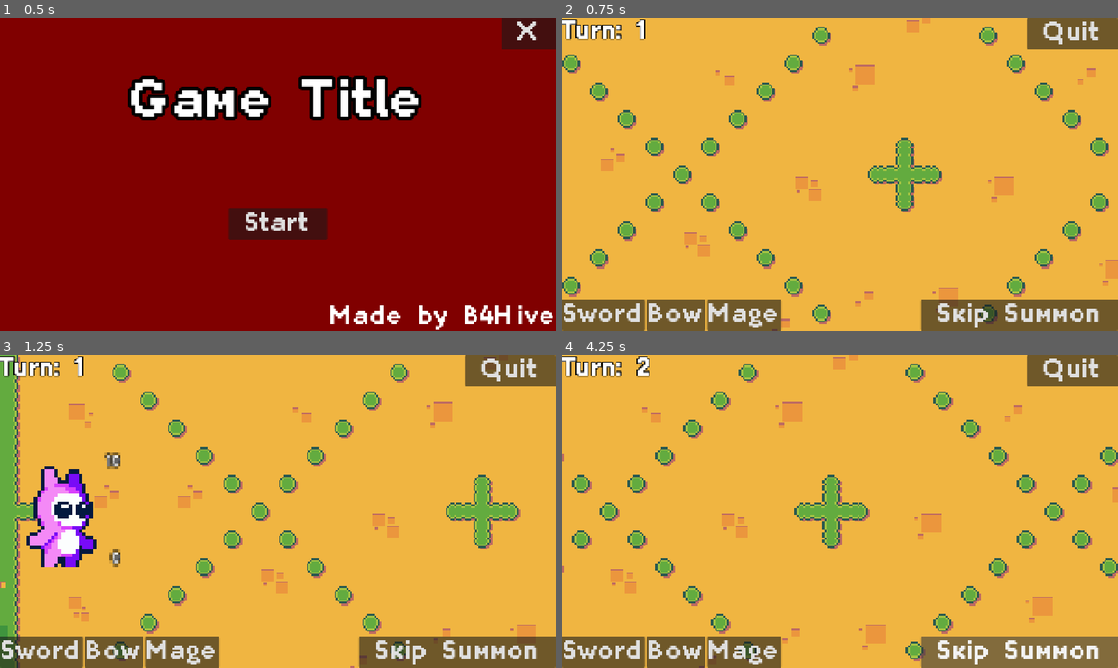
Above: before the commit, frames 1-4 (two rows, left to right).
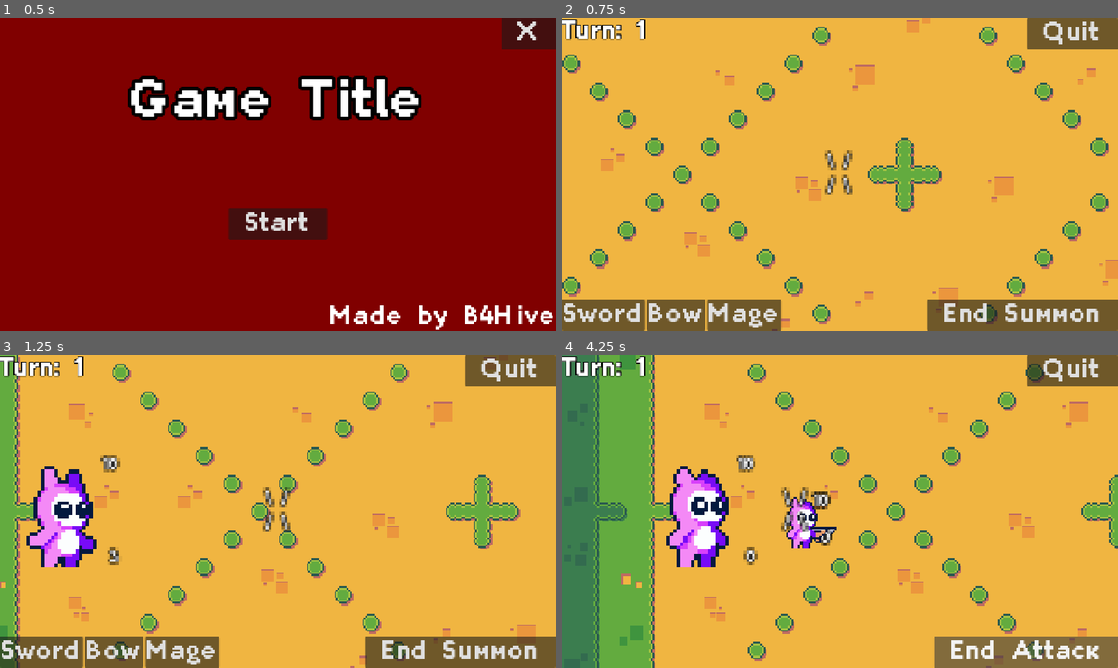
Above: after the commit, the same moments.

Repository: B4Hive/Trabalho-2-DCC148
Game: Godot game, scene res://scenes/ui/title_screen.tscn
Two runs of this game, one before a commit and one after it. Both use one fixed random seed, a clock stepped at 60 frames per second and the inputs below.
Inputs:
- Up to frame 1 (0.5 s): no input
- Up to frame 2 (0.75 s): click "Start" at 0.5 s
- Up to frame 3 (1.25 s): no input
- Up to frame 4 (4.25 s): click "Sword" at 1.25 s; click "Bow" at 2 s; click "Skip Summon" (after the commit: "End Summon") at 2.75 s; click "End Turn" (after the commit: "End Move") at 3.5 s

Frame 1 is identical in both runs. In frame 2, 0.7% of the frame differs, in the area x 47-77%, y 42-100%; in frame 3, 1.0%; in frame 4, 34%, in the area x 0-100%, y 0-100%.

Commit message:
Refactor character classes and update game mechanics for unit summoning and HUD display

Diff:
--- a/assets/ui/character_hud.tres
+++ b/assets/ui/character_hud.tres
@@ -4,6 +4,6 @@
 
 [resource]
 font = ExtResource("1_63ohk")
-font_size = 8
+font_size = 10
 outline_size = 4
 outline_color = Color(0, 0, 0, 1)
--- /dev/null
+++ b/scenes/characters/base/character_base.gd
@@ -0,0 +1,49 @@
+class_name CharacterBase
+extends CharacterBody2D
+
+var sprite:AnimatedSprite2D
+var spritePath:String = "res://scenes/characters/"
+var spriteFile:String = "_sprite.tscn"
+
+var facingLeft:bool = false
+
+var hp : int
+@onready var hpLabel:Label = $HUD/HP
+var energy : int
+@onready var energyLabel:Label = $HUD/Energy
+
+func _process(_delta: float) -> void:
+	if sprite != null and not sprite.is_playing():
+		sprite.play("idle")
+
+func setSprite(team:String, type:String):
+	var path:String = spritePath + team + "/" + type + spriteFile
+	sprite = load(path).instantiate()
+	add_child(sprite)
+
+func updateHUD()->void:
+	hpLabel.text = String.num_int64(hp)
+	energyLabel.text = String.num_int64(energy)
+
+func flipSprite()->void:
+	if facingLeft:
+		sprite.flip_h = false
+		facingLeft = false
+	else:
+		sprite.flip_h = true
+		facingLeft = true
+
+func takeDamage(dmg:int)->void:
+	if hp > dmg and dmg > 0: hp -= dmg
+	updateHUD()
+
+func gainEnergy(e:int)->void:
+	if e > 0: energy += e
+	updateHUD()
+
+func spendEnergy(e:int)->bool:
+	if energy >= e and e > 0:
+		energy -= e
+		updateHUD()
+		return true
+	return false
--- a/scenes/characters/base/character_bow.gd
+++ b/scenes/characters/base/character_bow.gd
@@ -1,9 +1,5 @@
-extends CharacterBody2D
+extends CharacterBase
 
-var sprite:AnimatedSprite2D
-var path:String = "res://scenes/characters/"
-var file:String = "/bow_sprite.tscn"
-
-func setSprite(team:String):
-	sprite = load(path + team + file).instantiate()
-	add_child(sprite)
+func _ready() -> void:
+	hp = 2
+	energy = 0
--- a/scenes/characters/base/character_bow.tscn
+++ b/scenes/characters/base/character_bow.tscn
@@ -38,13 +38,6 @@
 text = "10"
 label_settings = ExtResource("2_h3omk")
 
-[node name="Level" type="Label" parent="HUD" unique_id=549976114]
-layout_mode = 1
-offset_right = 4.0
-offset_bottom = 8.0
-text = "*"
-label_settings = ExtResource("2_h3omk")
-
 [node name="Energy" type="Label" parent="HUD" unique_id=764162596]
 layout_mode = 1
 anchors_preset = 3
--- /dev/null
+++ b/scenes/characters/base/character_regular.gd
@@ -0,0 +1,5 @@
+extends CharacterBase
+
+func _ready() -> void:
+	hp = 3
+	energy = 0
--- a/scenes/characters/base/character_regular.tscn
+++ b/scenes/characters/base/character_regular.tscn
@@ -1,11 +1,13 @@
 [gd_scene format=3 uid="uid://cmn670t8vaj6t"]
 
 [ext_resource type="LabelSettings" uid="uid://mbhn35tnmgmw" path="res://assets/ui/character_hud.tres" id="1_0w7d3"]
+[ext_resource type="Script" uid="uid://b35dnt4wn7lda" path="res://scenes/characters/base/character_regular.gd" id="1_dr4p5"]
 
 [sub_resource type="RectangleShape2D" id="RectangleShape2D_rhp1k"]
 size = Vector2(16, 26)
 
 [node name="CharacterRegular" type="CharacterBody2D" unique_id=1108640664]
+script = ExtResource("1_dr4p5")
 
 [node name="CollisionShape2D" type="CollisionShape2D" parent="." unique_id=1936875218]
 position = Vector2(-1, 3)
@@ -36,13 +38,6 @@
 text = "10"
 label_settings = ExtResource("1_0w7d3")
 
-[node name="Level" type="Label" parent="HUD" unique_id=1641296836]
-layout_mode = 1
-offset_right = 4.0
-offset_bottom = 8.0
-text = "*"
-label_settings = ExtResource("1_0w7d3")
-
 [node name="Energy" type="Label" parent="HUD" unique_id=1135464475]
 layout_mode = 1
 anchors_preset = 3
--- a/scenes/characters/base/character_sword.gd
+++ b/scenes/characters/base/character_sword.gd
@@ -1,9 +1,5 @@
-extends CharacterBody2D
+extends CharacterBase
 
-var sprite:AnimatedSprite2D
-var path:String = "res://scenes/characters/"
-var file:String = "/sword_sprite.tscn"
-
-func setSprite(team:String):
-	sprite = load(path + team + file).instantiate()
-	add_child(sprite)
+func _ready() -> void:
+	hp = 5
+	energy = 0
--- a/scenes/characters/base/character_sword.tscn
+++ b/scenes/characters/base/character_sword.tscn
@@ -38,13 +38,6 @@
 text = "10"
 label_settings = ExtResource("2_fm218")
 
-[node name="Level" type="Label" parent="HUD" unique_id=250233846]
-layout_mode = 1
-offset_right = 4.0
-offset_bottom = 8.0
-text = "*"
-label_settings = ExtResource("2_fm218")
-
 [node name="Energy" type="Label" parent="HUD" unique_id=1118903198]
 layout_mode = 1
 anchors_preset = 3
--- a/scenes/characters/base/character_tower.gd
+++ b/scenes/characters/base/character_tower.gd
@@ -1,37 +1,15 @@
-extends CharacterBody2D
-
-var sprite:AnimatedSprite2D
-var path:String = "res://scenes/characters/"
-var file:String = "/regular_sprite.tscn"
-var facingLeft:bool
-
-var hp : int
-@onready var hpLabel:Label = $HUD/HP
-var gold : int
-@onready var goldLabel:Label = $HUD/Gold
+extends CharacterBase
 
 func _ready() -> void:
 	hp = 10
-	gold = 0
-	hpLabel.text = String.num_int64(hp)
-	goldLabel.text = String.num_int64(gold)
+	energy = 3
+	updateHUD()
 
-func setSprite(team:String):
-	sprite = load(path + team + file).instantiate()
+func setSprite(team:String, type:String):
+	team = team
+	type = type
+	var path:String = spritePath + team + "/" + type + spriteFile
+	sprite = load(path).instantiate()
 	add_child(sprite)
 	sprite.scale *= 2
 	sprite.play("idle")
-
-func flipSprite()->void:
-	if facingLeft:
-		sprite.flip_h = false
-		facingLeft = false
-	else:
-		sprite.flip_h = true
-		facingLeft = true
-
-func gainGold(g:int)->void:
-	if g > 0: gold += g
-
-func spendGold(g:int)->void:
-	if g >= gold: gold -= g
--- a/scenes/characters/base/character_tower.tscn
+++ b/scenes/characters/base/character_tower.tscn
@@ -36,7 +36,7 @@
 text = "x"
 label_settings = ExtResource("1_lccni")
 
-[node name="Gold" type="Label" parent="HUD" unique_id=2047995824]
+[node name="Energy" type="Label" parent="HUD" unique_id=2047995824]
 layout_mode = 1
 anchors_preset = 3
 anchor_left = 1.0
--- a/scenes/characters/dude/bow_sprite.tscn
+++ b/scenes/characters/dude/bow_sprite.tscn
@@ -189,7 +189,7 @@
 "duration": 1.0,
 "texture": SubResource("AtlasTexture_wuimi")
 }],
-"loop": 1,
+"loop": 0,
 "name": &"attack",
 "speed": 5.0
 }, {
@@ -218,7 +218,7 @@
 "duration": 1.0,
 "texture": SubResource("AtlasTexture_kcx2d")
 }],
-"loop": 1,
+"loop": 0,
 "name": &"death",
 "speed": 5.0
 }, {
@@ -235,7 +235,7 @@
 "duration": 1.0,
 "texture": SubResource("AtlasTexture_74sep")
 }],
-"loop": 1,
+"loop": 0,
 "name": &"hurt",
 "speed": 5.0
 }, {
@@ -298,7 +298,7 @@
 "duration": 1.0,
 "texture": SubResource("AtlasTexture_eb7fc")
 }],
-"loop": 1,
+"loop": 0,
 "name": &"special",
 "speed": 5.0
 }, {
@@ -321,11 +321,11 @@
 "duration": 1.0,
 "texture": SubResource("AtlasTexture_cvjw0")
 }],
-"loop": 1,
+"loop": 0,
 "name": &"walk",
 "speed": 5.0
 }]
 
 [node name="BowSprite" type="AnimatedSprite2D" unique_id=470309856]
 sprite_frames = SubResource("SpriteFrames_g4v7s")
-animation = &"special"
+animation = &"walk"
--- a/scenes/characters/dude/regular_sprite.tscn
+++ b/scenes/characters/dude/regular_sprite.tscn
@@ -167,7 +167,7 @@
 "duration": 1.0,
 "texture": SubResource("AtlasTexture_oe12t")
 }],
-"loop": 1,
+"loop": 0,
 "name": &"attack",
 "speed": 5.0
 }, {
@@ -196,7 +196,7 @@
 "duration": 1.0,
 "texture": SubResource("AtlasTexture_smcgp")
 }],
-"loop": 1,
+"loop": 0,
 "name": &"death",
 "speed": 5.0
 }, {
@@ -213,7 +213,7 @@
 "duration": 1.0,
 "texture": SubResource("AtlasTexture_1x6t3")
 }],
-"loop": 1,
+"loop": 0,
 "name": &"hurt",
 "speed": 5.0
 }, {
@@ -270,7 +270,7 @@
 "duration": 1.0,
 "texture": SubResource("AtlasTexture_u7hp6")
 }],
-"loop": 1,
+"loop": 0,
 "name": &"special",
 "speed": 5.0
 }, {
@@ -300,4 +300,4 @@
 
 [node name="DudeRegularSprite" type="AnimatedSprite2D" unique_id=13835244]
 sprite_frames = SubResource("SpriteFrames_3s7jg")
-animation = &"attack"
+animation = &"special"
--- a/scenes/characters/dude/sword_sprite.tscn
+++ b/scenes/characters/dude/sword_sprite.tscn
@@ -185,7 +185,7 @@
 "duration": 1.0,
 "texture": SubResource("AtlasTexture_islf6")
 }],
-"loop": 1,
+"loop": 0,
 "name": &"attack",
 "speed": 5.0
 }, {
@@ -214,7 +214,7 @@
 "duration": 1.0,
 "texture": SubResource("AtlasTexture_vnw4p")
 }],
-"loop": 1,
+"loop": 0,
 "name": &"death",
 "speed": 5.0
 }, {
@@ -231,7 +231,7 @@
 "duration": 1.0,
 "texture": SubResource("AtlasTexture_ops8n")
 }],
-"loop": 1,
+"loop": 0,
 "name": &"hurt",
 "speed": 5.0
 }, {
@@ -291,7 +291,7 @@
 "duration": 1.0,
 "texture": SubResource("AtlasTexture_lumkh")
 }],
-"loop": 1,
+"loop": 0,
 "name": &"special",
 "speed": 5.0
 }, {
@@ -321,5 +321,4 @@
 
 [node name="DudeSword" type="AnimatedSprite2D" unique_id=49923679]
 sprite_frames = SubResource("SpriteFrames_lobxv")
-animation = &"attack"
-frame_progress = 0.13410299
+animation = &"walk"
--- a/scenes/characters/owlet/bow_sprite.tscn
+++ b/scenes/characters/owlet/bow_sprite.tscn
@@ -189,7 +189,7 @@
 "duration": 1.0,
 "texture": SubResource("AtlasTexture_lfs8y")
 }],
-"loop": 1,
+"loop": 0,
 "name": &"attack",
 "speed": 5.0
 }, {
@@ -218,7 +218,7 @@
 "duration": 1.0,
 "texture": SubResource("AtlasTexture_8sorc")
 }],
-"loop": 1,
+"loop": 0,
 "name": &"death",
 "speed": 5.0
 }, {
@@ -235,7 +235,7 @@
 "duration": 1.0,
 "texture": SubResource("AtlasTexture_fm6xm")
 }],
-"loop": 1,
+"loop": 0,
 "name": &"hurt",
 "speed": 5.0
 }, {
@@ -298,7 +298,7 @@
 "duration": 1.0,
 "texture": SubResource("AtlasTexture_6l1m8")
 }],
-"loop": 1,
+"loop": 0,
 "name": &"special",
 "speed": 5.0
 }, {
@@ -328,5 +328,4 @@
 
 [node name="BowSprite" type="AnimatedSprite2D" unique_id=1006715446]
 sprite_frames = SubResource("SpriteFrames_yf5fn")
-animation = &"idle"
-frame_progress = 0.44574738
+animation = &"special"
--- a/scenes/characters/owlet/regular_sprite.tscn
+++ b/scenes/characters/owlet/regular_sprite.tscn
@@ -167,7 +167,7 @@
 "duration": 1.0,
 "texture": SubResource("AtlasTexture_r5jaa")
 }],
-"loop": 1,
+"loop": 0,
 "name": &"attack",
 "speed": 5.0
 }, {
@@ -196,7 +196,7 @@
 "duration": 1.0,
 "texture": SubResource("AtlasTexture_a1fn4")
 }],
-"loop": 1,
+"loop": 0,
 "name": &"death",
 "speed": 5.0
 }, {
@@ -213,7 +213,7 @@
 "duration": 1.0,
 "texture": SubResource("AtlasTexture_0cyci")
 }],
-"loop": 1,
+"loop": 0,
 "name": &"hurt",
 "speed": 5.0
 }, {
@@ -270,7 +270,7 @@
 "duration": 1.0,
 "texture": SubResource("AtlasTexture_fe41k")
 }],
-"loop": 1,
+"loop": 0,
 "name": &"special",
 "speed": 5.0
 }, {
@@ -300,4 +300,4 @@
 
 [node name="OwletRegularSprite" type="AnimatedSprite2D" unique_id=430089819]
 sprite_frames = SubResource("SpriteFrames_2qhc0")
-animation = &"attack"
+animation = &"special"
--- a/scenes/characters/owlet/sword_sprite.tscn
+++ b/scenes/characters/owlet/sword_sprite.tscn
@@ -189,7 +189,7 @@
 "duration": 1.0,
 "texture": SubResource("AtlasTexture_4fh28")
 }],
-"loop": 1,
+"loop": 0,
 "name": &"attack",
 "speed": 5.0
 }, {
@@ -218,7 +218,7 @@
 "duration": 1.0,
 "texture": SubResource("AtlasTexture_txiam")
 }],
-"loop": 1,
+"loop": 0,
 "name": &"death",
 "speed": 5.0
 }, {
@@ -235,7 +235,7 @@
 "duration": 1.0,
 "texture": SubResource("AtlasTexture_5qkj3")
 }],
-"loop": 1,
+"loop": 0,
 "name": &"hurt",
 "speed": 5.0
 }, {
@@ -298,7 +298,7 @@
 "duration": 1.0,
 "texture": SubResource("AtlasTexture_ha63i")
 }],
-"loop": 1,
+"loop": 0,
 "name": &"special",
 "speed": 5.0
 }, {
@@ -328,4 +328,4 @@
 
 [node name="OwletSwordSprite" type="AnimatedSprite2D" unique_id=1666088546]
 sprite_frames = SubResource("SpriteFrames_yf5fn")
-animation = &"attack"
+animation = &"special"
--- a/scenes/characters/pink/bow_sprite.tscn
+++ b/scenes/characters/pink/bow_sprite.tscn
@@ -189,7 +189,7 @@
 "duration": 1.0,
 "texture": SubResource("AtlasTexture_i13ae")
 }],
-"loop": 1,
+"loop": 0,
 "name": &"attack",
 "speed": 5.0
 }, {
@@ -218,7 +218,7 @@
 "duration": 1.0,
 "texture": SubResource("AtlasTexture_cjcah")
 }],
-"loop": 1,
+"loop": 0,
 "name": &"death",
 "speed": 5.0
 }, {
@@ -235,7 +235,7 @@
 "duration": 1.0,
 "texture": SubResource("AtlasTexture_u5i1q")
 }],
-"loop": 1,
+"loop": 0,
 "name": &"hurt",
 "speed": 5.0
 }, {
@@ -298,7 +298,7 @@
 "duration": 1.0,
 "texture": SubResource("AtlasTexture_fs10l")
 }],
-"loop": 1,
+"loop": 0,
 "name": &"special",
 "speed": 5.0
 }, {
@@ -328,5 +328,4 @@
 
 [node name="BowSprite" type="AnimatedSprite2D" unique_id=395634913]
 sprite_frames = SubResource("SpriteFrames_57qmd")
-animation = &"idle"
-frame_progress = 0.02733828
+animation = &"special"
--- a/scenes/characters/pink/regular_sprite.tscn
+++ b/scenes/characters/pink/regular_sprite.tscn
@@ -167,7 +167,7 @@
 "duration": 1.0,
 "texture": SubResource("AtlasTexture_ko23i")
 }],
-"loop": 1,
+"loop": 0,
 "name": &"attack",
 "speed": 5.0
 }, {
@@ -196,7 +196,7 @@
 "duration": 1.0,
 "texture": SubResource("AtlasTexture_ekji4")
 }],
-"loop": 1,
+"loop": 0,
 "name": &"death",
 "speed": 5.0
 }, {
@@ -213,7 +213,7 @@
 "duration": 1.0,
 "texture": SubResource("AtlasTexture_a80ar")
 }],
-"loop": 1,
+"loop": 0,
 "name": &"hurt",
 "speed": 5.0
 }, {
@@ -270,7 +270,7 @@
 "duration": 1.0,
 "texture": SubResource("AtlasTexture_gitcx")
 }],
-"loop": 1,
+"loop": 0,
 "name": &"special",
 "speed": 5.0
 }, {
@@ -300,4 +300,4 @@
 
 [node name="PinkRegularSprite" type="AnimatedSprite2D" unique_id=140007385]
 sprite_frames = SubResource("SpriteFrames_3s7jg")
-animation = &"attack"
+animation = &"special"
--- a/scenes/characters/pink/sword_sprite.tscn
+++ b/scenes/characters/pink/sword_sprite.tscn
@@ -189,7 +189,7 @@
 "duration": 1.0,
 "texture": SubResource("AtlasTexture_53ilp")
 }],
-"loop": 1,
+"loop": 0,
 "name": &"attack",
 "speed": 5.0
 }, {
@@ -218,7 +218,7 @@
 "duration": 1.0,
 "texture": SubResource("AtlasTexture_onwi0")
 }],
-"loop": 1,
+"loop": 0,
 "name": &"death",
 "speed": 5.0
 }, {
@@ -235,7 +235,7 @@
 "duration": 1.0,
 "texture": SubResource("AtlasTexture_q8x47")
 }],
-"loop": 1,
+"loop": 0,
 "name": &"hurt",
 "speed": 5.0
 }, {
@@ -298,7 +298,7 @@
 "duration": 1.0,
 "texture": SubResource("AtlasTexture_wsabw")
 }],
-"loop": 1,
+"loop": 0,
 "name": &"special",
 "speed": 5.0
 }, {
--- a/scenes/characters/player.gd
+++ b/scenes/characters/player.gd
@@ -7,75 +7,130 @@
 @onready var camera:Camera2D = $"../Camera2D"
 @onready var tower:CharacterBody2D = $CharacterTower
 
+var characterPath:String = "res://scenes/characters/base/character_"
+var sceneFileType:String = ".tscn"
+
 var active:bool = false
 signal endTurnSignal
 signal endPhase
+signal summon()
 
 func _ready() -> void:
 	if ai: team = "dude"
 	else: team = "pink"
-	tower.setSprite(team)
+	tower.setSprite(team,"regular")
 	if ai: tower.flipSprite()
 
-func _process(_delta: float) -> void:
-	pass
+func isAlive()->bool: return (tower.hp > 0)
 
 func endTurn()->void:
 	active = false
-	emit_signal("endTurnSignal")
+	endTurnSignal.emit()
 
 func play()->void:
 	active = true
 	camera.setTarget(tower)
-	#TODO: Player Actions & Enemy AI
 	summonPhase()
 	await endPhase
-	$"../CanvasLayer/HUD/SummonOptions".hide()
-	#2 - Control Units
 	for unit in units:
 		camera.setTarget(unit)
-		get_parent().setSkipButtonLabel(" Skip Move ")
-		#2.1 - Move Unit
-			#AI: scan surroundings
-			#AI: goto nearest target direction
-			#Player: selecionar direcao
+		get_parent().setSkipButtonLabel(" End Move ")
+		movePhase(unit)
 		await endPhase
-		get_parent().setSkipButtonLabel(" Skip Attack ")
-		#2.2 - Attack
-			#AI: if scansurroundings has enemy on range
-			#Player: select direction to attack
-				#attack
-				#if enemy dies
-					#gain gold
+		get_parent().setSkipButtonLabel(" End Attack ")
+		attackPhase(unit)
 		await endPhase
 	get_parent().setSkipButtonLabel(" End Turn ")
 	await endPhase
 	endTurn()
 
 func summonPhase()->void:
-	var _amountOfUnitsSummoned:int = 0
-	get_parent().setSkipButtonLabel(" Skip Summon ")
+	get_parent().setSkipButtonLabel(" End Summon ")
 	$"../CanvasLayer/HUD/SummonOptions".show()
-	#while tower.gold > 0 and amountOfUnitsSummoned < 3:
-		#summonUnit after receiving the signal to the unit type or end summon phase on signal
-		#if gold >= minimo de custo de unidade
-			#selecionar unidade a ser comprada
-			#selecionar posicionamento (adjacente à torre ou como upgrade de outra unidade)
-			#posicionar/upgrade unidade
-	#endPhase.emit()
+	while tower.energy > 0 and slotFreeForSummon() > 0:
+		if tower.energy == 0 or slotFreeForSummon() == 0:
+			endPhase.emit()
+			break
+		print($"../CanvasLayer/HUD/SkipButton".text)
+		var type:String = await summon
+		if type == "none":
+			endPhase.emit()
+			break
+		summonUnit(type)
+	$"../CanvasLayer/HUD/SummonOptions".hide()
 
-func slotFreeForSummon()->bool:
-	#TODO:verify tiles around tower and check for units there
-	return false
+#TODO: generalizar esse método pra receber o ponto de referencia ao invés de só usar a torre
+func slotFreeForSummon() -> int:
+	var slots: int = 0
+	var slotList = [
+		tower.global_position + Vector2(64, 0),   # x + 64 (Direita)
+		tower.global_position + Vector2(0, 64),   # y + 64 (Baixo)
+		tower.global_position + Vector2(0, -64)   # y - 64 (Cima)
+	]
+	#if tower is flipped, pos[0] *= -1
+	var space_state = get_world_2d().direct_space_state
+	for pos in slotList:
+		var query = PhysicsPointQueryParameters2D.new()
+		query.position = pos
+		var result = space_state.intersect_point(query)
+		if result.is_empty():
+			slots += 1
+	return slots
 
 func summonUnit(type:String)->void:
-	if not slotFreeForSummon():
-		return
-	print(type)
-	#TODO: while gold>x and unitsSummonedThisTurn < 3 and freeSummonPosition: instantiate; append to array; add as child; position;
+	var cost:int = 0
+	if type == "sword":
+		cost = 1
+	elif type == "bow":
+		cost = 2
+	elif type == "regular":
+		cost = 3
+	if cost > 0 and tower.energy >= cost:
+		tower.spendEnergy(cost)
+		var slotList = [
+			tower.global_position + Vector2(64, 0),   # x + 64 (Direita)
+			tower.global_position + Vector2(0, 64),   # y + 64 (Baixo)
+			tower.global_position + Vector2(0, -64)   # y - 64 (Cima)
+		]
+		if tower.facingLeft: slotList[0] *= -1
+		var space_state = get_world_2d().direct_space_state
+		for pos in slotList:
+			var query = PhysicsPointQueryParameters2D.new()
+			query.position = pos
+			var result = space_state.intersect_point(query)
+			if result.is_empty():
+				tower.sprite.play("special")
+				await tower.sprite.animation_finished
+				var unit:CharacterBody2D = load(characterPath + type + sceneFileType).instantiate()
+				add_child(unit)
+				unit.setSprite(team, type)
+				#TODO: if tower is flipped: flipsprite
+				units.append(unit)
+				unit.position = to_local(pos)
+				break
 
-func gainGold(g:int)->void:
-	tower.gainGold(g)
+func movePhase(unit:CharacterBody2D)->void:
+	print(unit)
+	#TODO: movement here (wow i would have never guessed)
+	#2.1 - Move Unit
+			#AI: scan surroundings
+			#AI: goto nearest target direction
+			#Player: selecionar direcao
+	await endPhase
+
+func attackPhase(unit:CharacterBody2D)->void:
+	print(unit)
+	#TODO: attack here (wow i would have never guessed)
+	#2.2 - Attack
+			#AI: if scansurroundings has enemy on range
+			#Player: select direction to attack
+				#attack
+				#if enemy dies
+					#gain energy
+	await endPhase
+
+func gainEnergy(g:int)->void:
+	tower.gainEnergy(g)
 
 func removeUnit(unit:CharacterBody2D)->void:
 	print(unit) # idk if that'll work from here...
--- a/scenes/ui/game_screen.gd
+++ b/scenes/ui/game_screen.gd
@@ -18,12 +18,28 @@
 	turnLabel.text = "Turn: " + String.num_int64(turn+1)
 	currentPlayer = players[turn%2]
 	currentPlayer.play()
-	#TODO: Check endGame conditions
+	if not currentPlayer.isAlive(): endGame()
 	turn+=1
 
 func _on_skip_button_pressed() -> void:
+	if $CanvasLayer/HUD/SummonOptions.is_visible_in_tree():
+		currentPlayer.summon.emit("none")
+		return
 	currentPlayer.endPhase.emit()
 
 func setSkipButtonLabel(text:String)->void:
 	skipButton.text = text
 	skipButton.set_anchors_preset(Control.PRESET_BOTTOM_RIGHT)
+
+func endGame()->void:
+	#TODO: check which player won and go to the corresponding end screen
+	get_tree().change_scene_to_file("res://scenes/ui/title_screen.tscn")
+
+func _on_sword_button_pressed() -> void:
+	currentPlayer.summon.emit("sword")
+
+func _on_bow_button_pressed() -> void:
+	currentPlayer.summon.emit("bow")
+
+func _on_mage_button_pressed() -> void:
+	currentPlayer.summon.emit("regular")
--- a/scenes/ui/game_screen.tscn
+++ b/scenes/ui/game_screen.tscn
@@ -5,6 +5,7 @@
 [ext_resource type="PackedScene" uid="uid://j1ougbi7o5yn" path="res://scenes/tilemap/tile_map.tscn" id="3_nwa5a"]
 [ext_resource type="Script" uid="uid://b6m0p3ogyg1te" path="res://scenes/ui/camera_2d.gd" id="4_0kkfd"]
 [ext_resource type="PackedScene" uid="uid://d0b71ig7f6uvf" path="res://scenes/characters/player.tscn" id="5_0kkfd"]
+[ext_resource type="LabelSettings" uid="uid://mbhn35tnmgmw" path="res://assets/ui/character_hud.tres" id="6_nwa5a"]
 
 [sub_resource type="StyleBoxFlat" id="StyleBoxFlat_g4v7s"]
 bg_color = Color(1, 1, 1, 0)
@@ -115,7 +116,22 @@
 limit_bottom = 192
 script = ExtResource("4_0kkfd")
 
+[node name="Label" type="Label" parent="Camera2D" unique_id=1541339712]
+anchors_preset = 15
+anchor_right = 1.0
+anchor_bottom = 1.0
+grow_horizontal = 2
+grow_vertical = 2
+text = "\\ /
+/ \\"
+label_settings = ExtResource("6_nwa5a")
+horizontal_alignment = 1
+vertical_alignment = 1
+
 [connection signal="pressed" from="CanvasLayer/HUD/QuitButton" to="." method="_on_quit_button_pressed"]
+[connection signal="pressed" from="CanvasLayer/HUD/SummonOptions/SwordButton" to="." method="_on_sword_button_pressed"]
+[connection signal="pressed" from="CanvasLayer/HUD/SummonOptions/BowButton" to="." method="_on_bow_button_pressed"]
+[connection signal="pressed" from="CanvasLayer/HUD/SummonOptions/MageButton" to="." method="_on_mage_button_pressed"]
 [connection signal="pressed" from="CanvasLayer/HUD/SkipButton" to="." method="_on_skip_button_pressed"]
 [connection signal="endTurnSignal" from="Player" to="." method="_on_end_turn"]
 [connection signal="endTurnSignal" from="Player2" to="." method="_on_end_turn"]
Not shown, added: scenes/characters/base/character_base.gd.uid
Not shown, added: scenes/characters/base/character_regular.gd.uid
